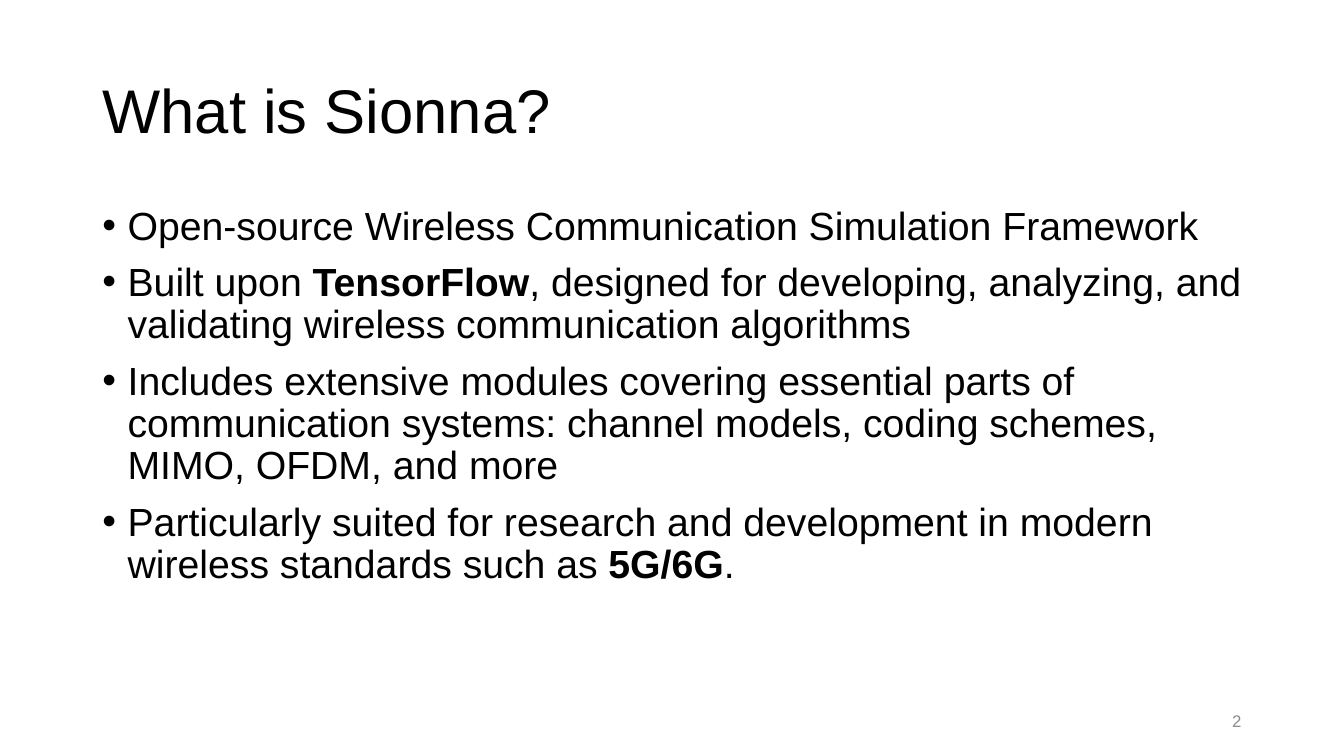
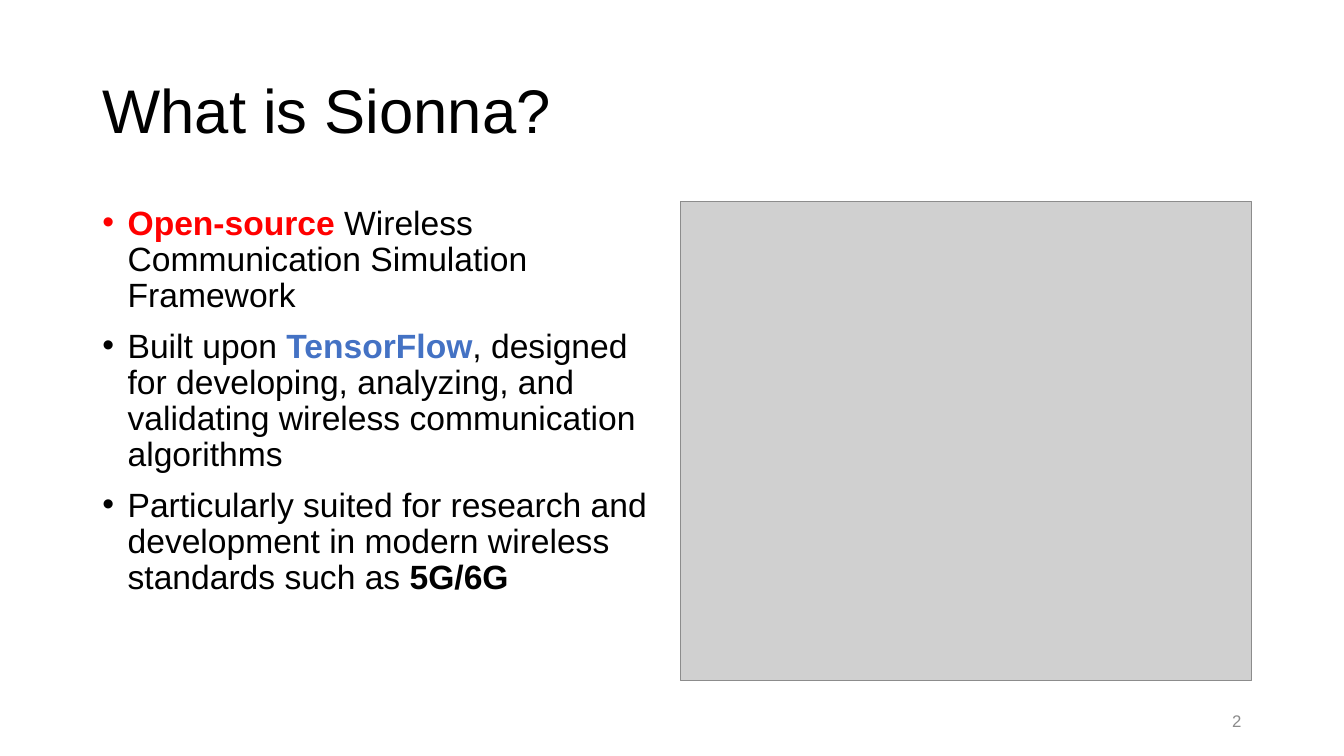
Before and after one commit to NYCU-ICCLab/sionna_introduction, a slide deck: slide 2 of sionna_introduction.pptx. Drawn at 1344x756 pixels with LibreOffice and Linux fonts; fonts in the diff are those of the drawing; grey boxes stand for pictures; background and template pictures are left out. Boxes give left, top, right and bottom in pixels: in the first picture for what was removed or moved away, otherwise in the second. Text is boxed around its words. In the diff, an @@ line names an element or a change of style, - is before the commit and + after.

```diff
--- a/sionna_introduction.pptx
+++ b/sionna_introduction.pptx
@@ picture added at (681,202,1252,682) @@
@@ text at (128,210,636,473): size 28 to 24 pt in "Open-source Wireless Communication Simulation Framework", "Built upon TensorFlow, designed for developing, analyzing, ..."; text colour #000000 to #FF0000, bold on in "Open-source"; text colour #000000 to #4472C4 in "TensorFlow," @@
@@ text at (128,492,647,590): text changed; size 28 to 24 pt @@
-• Includes extensive modules covering essential parts of communication systems: channel models, coding schemes, MIMO, OFDM, and more
-• Particularly suited for research and development in modern wireless standards such as 5G/6G.
+• Particularly suited for research and development in modern wireless standards such as 5G/6G
```
Also in this commit, not shown: 3 other slides changed, 1 slide added, 4 other files.
